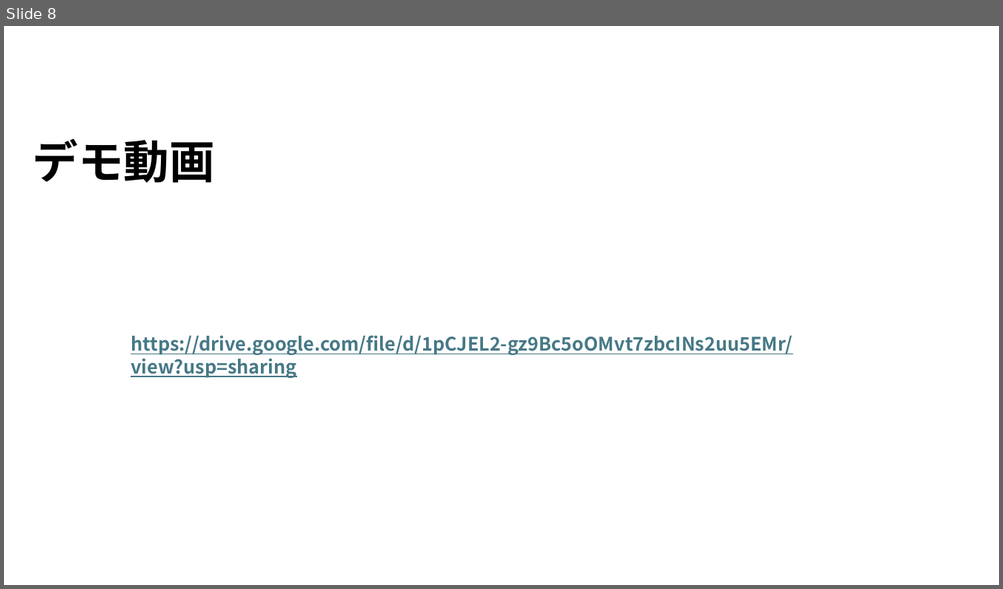
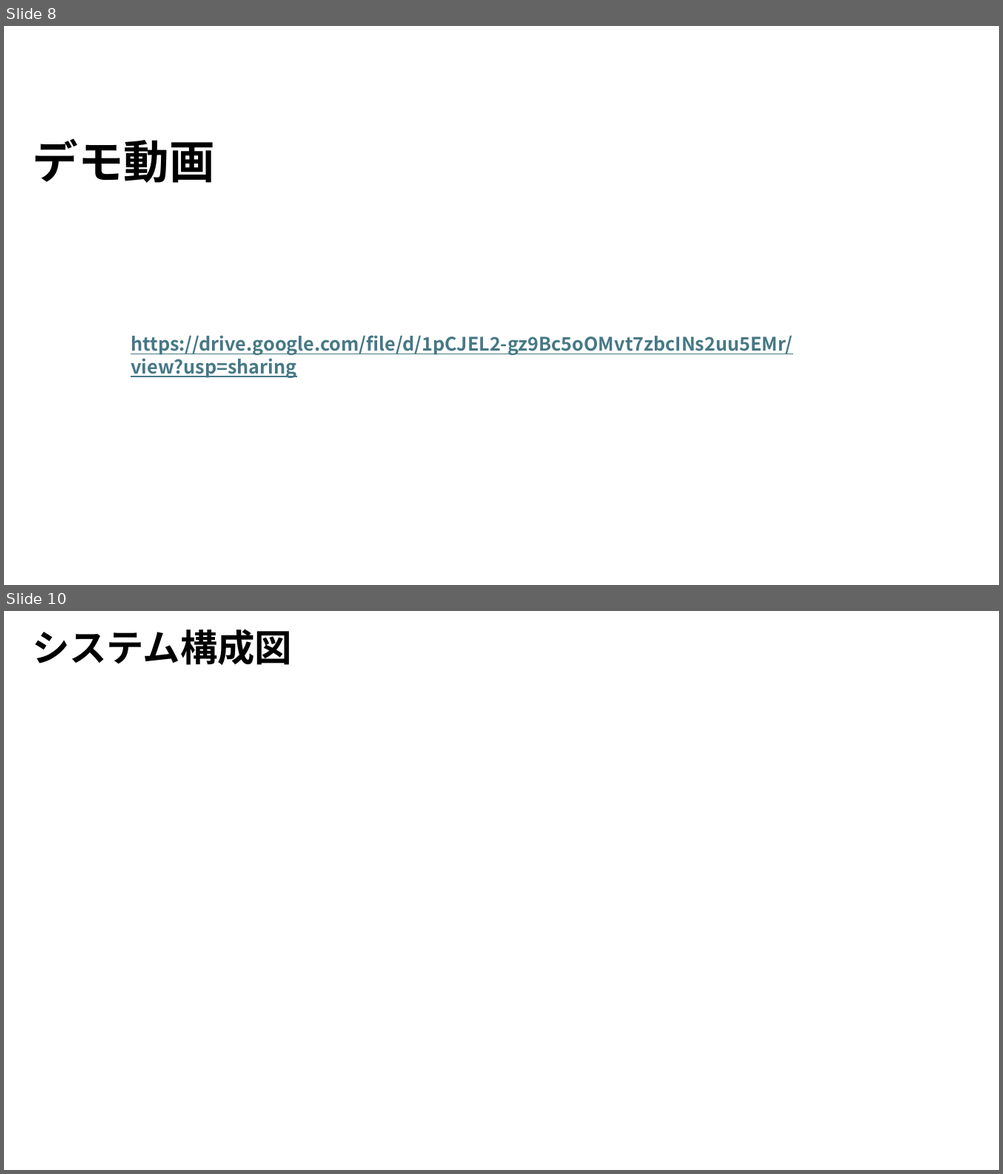
Before and after one commit to ebikasu334/guru-pumei, a slide deck: 最終課題スライド.pptx. Shown one above the other, each under a label of ours: slide 8 before the commit, slides 8 and 10 after it; the slides between them are not shown. The pictures are 1003x589 and 1003x1174 pixels, drawn with LibreOffice and Linux fonts; fonts in the diff are those of the drawing; background and template pictures are left out. Boxes give left, top, right and bottom in pixels: in the first picture for what was removed or moved away, otherwise in the second. Text is boxed around its words. In the diff, an @@ line names an element or a change of style, - is before the commit and + after.

```diff
--- a/最終課題スライド.pptx
+++ b/最終課題スライド.pptx
@@ slide 10 added at (4,611,999,1170), background picture (left out) @@
@@ text added at (32,629,292,665), 36 pt, text #000000, bold @@
+システム構成図
```
Also in this commit, not shown: 1 other slide added, 2 slides removed, 14 other files.
